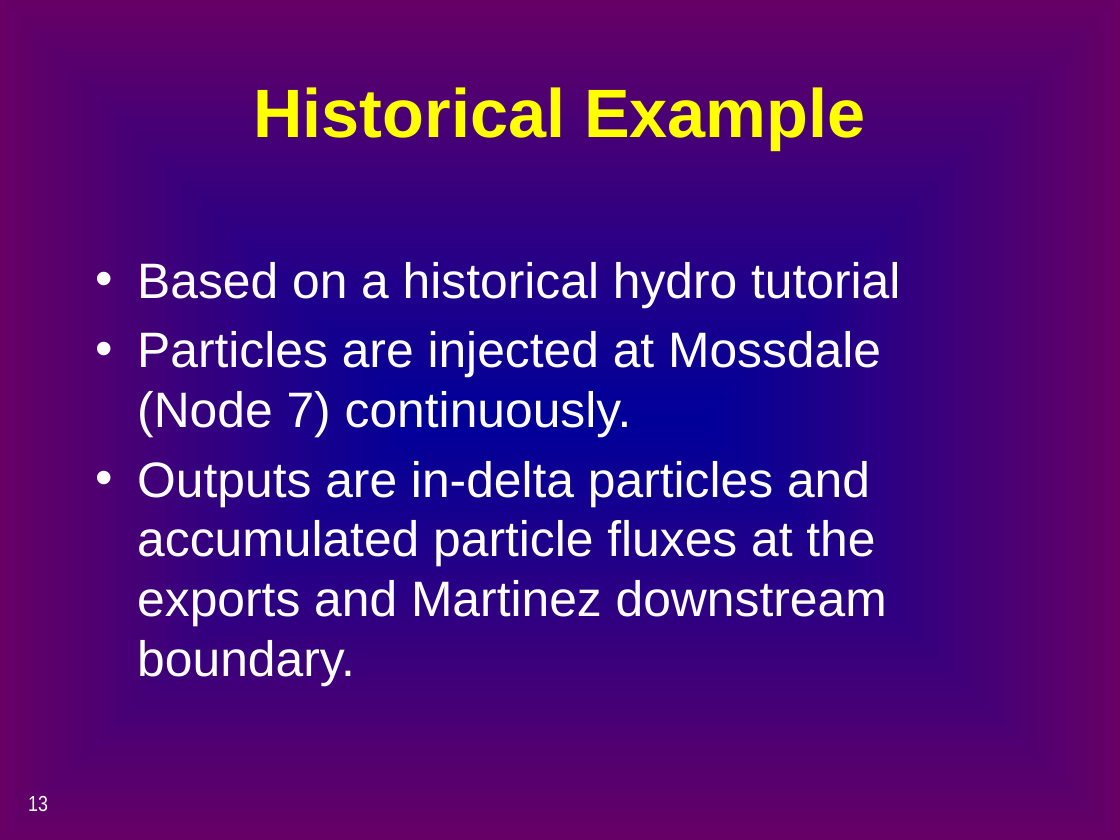
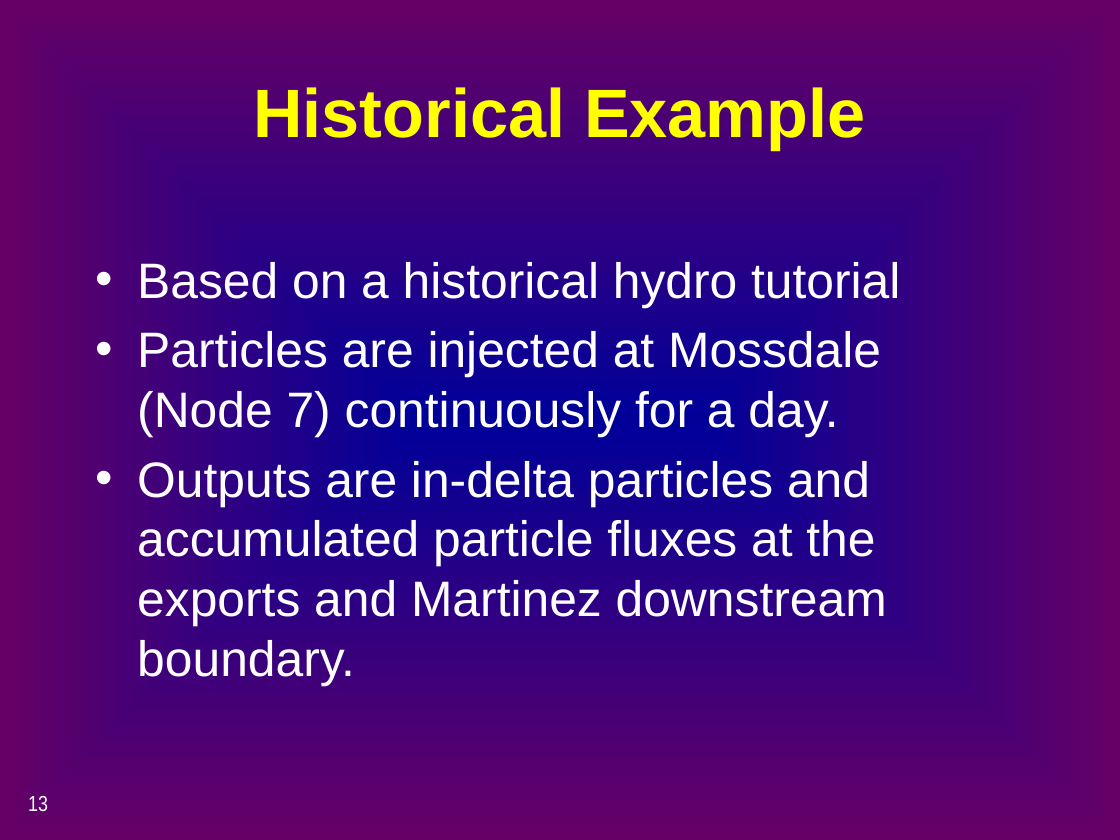
Before and after one commit to CADWRDeltaModeling/dsm2, a slide deck: slide 13 of dsm2/presentations/d2_ptm.pptx. Drawn at 1120x840 pixels with LibreOffice and Linux fonts; fonts in the diff are those of the drawing. Boxes give left, top, right and bottom in pixels: in the first picture for what was removed or moved away, otherwise in the second. Text is boxed around its words. In the diff, an @@ line names an element or a change of style, - is before the commit and + after.

```diff
--- a/dsm2/presentations/d2_ptm.pptx
+++ b/dsm2/presentations/d2_ptm.pptx
@@ text at bbox=[137, 331, 881, 437]: text changed @@
-• Particles are injected at Mossdale (Node 7) continuously.
+• Particles are injected at Mossdale (Node 7) continuously for a day.
```
Also in this commit, not shown: 2 other slides changed.
